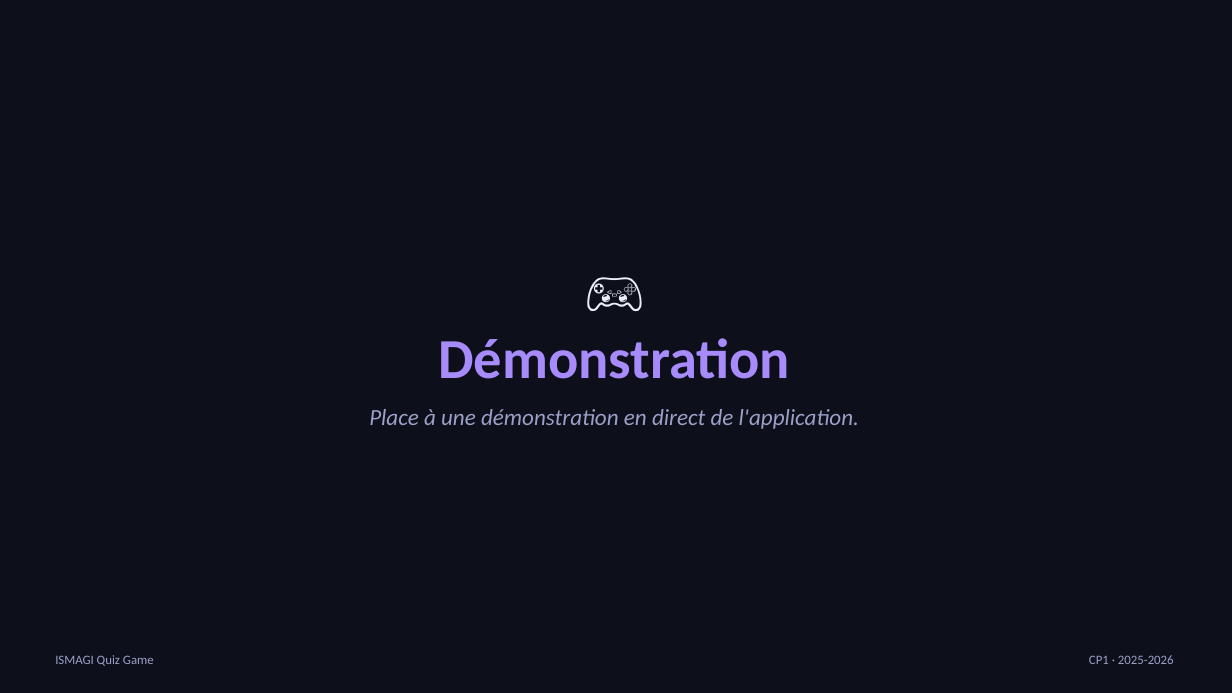
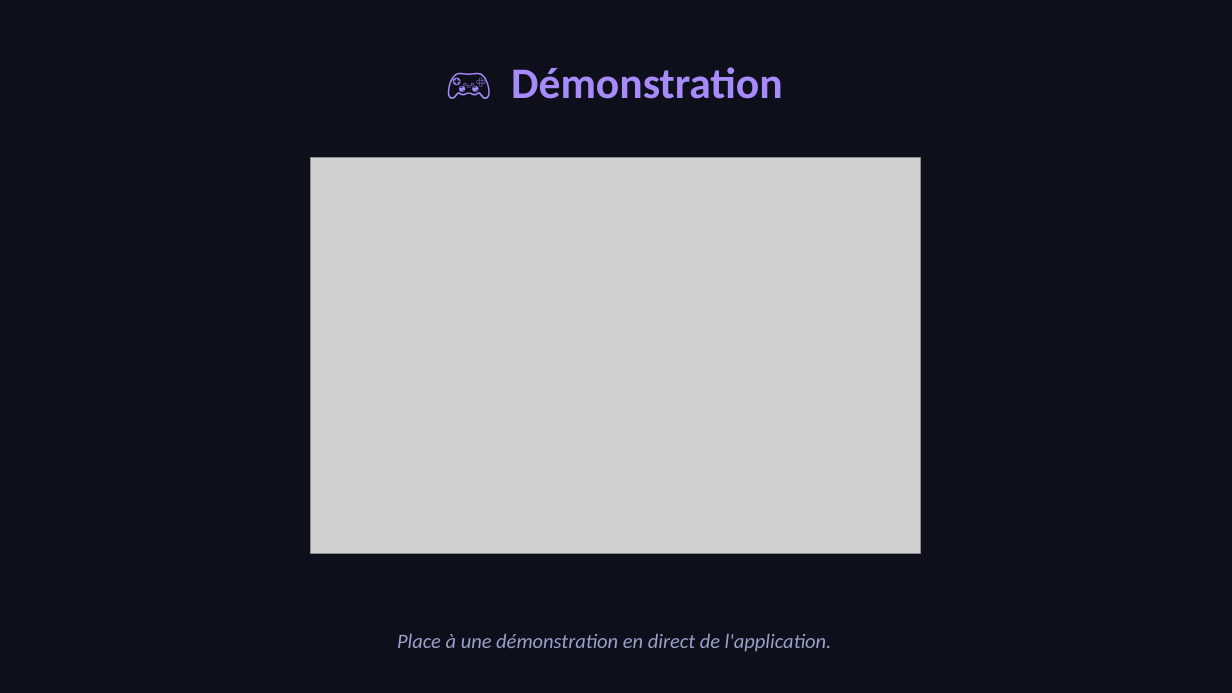
Before and after one commit to achraf1950sadaoui-dot/webcite-create, a slide deck: slide 11 of quiz-game/Presentation_ISMAGI_Quiz_Game.pptx. Drawn at 1232x693 pixels with LibreOffice and Linux fonts; fonts in the diff are those of the drawing; grey boxes stand for pictures. Boxes give left, top, right and bottom in pixels: in the first picture for what was removed or moved away, otherwise in the second. Text is boxed around its words. In the diff, an @@ line names an element or a change of style, - is before the commit and + after.

```diff
--- a/quiz-game/Presentation_ISMAGI_Quiz_Game.pptx
+++ b/quiz-game/Presentation_ISMAGI_Quiz_Game.pptx
@@ text added at box(511, 67, 783, 99), 34 pt, text #A78BFA, bold @@
+🎮 Démonstration
@@ picture added at box(311, 157, 921, 554) @@
@@ text at box(438, 338, 790, 379): paragraphs removed @@
-🎮
-Démonstration
@@ text "Place à une démonstration en ...": place and size @@
-text "Place à une démonstration en ..." at box(369, 338, 859, 429)
+text "Place à une démonstration en ..." at box(397, 633, 832, 652)
@@ text "Place à une démonstration en ..." at box(397, 633, 832, 652): size 18 to 16 pt; less space between paragraphs @@
@@ text removed at box(55, 655, 154, 666) @@
-ISMAGI Quiz Game
@@ text removed at box(1089, 655, 1174, 664) @@
-CP1 · 2025-2026
```
Also in this commit, not shown: 11 other slides changed, 4 other files.
